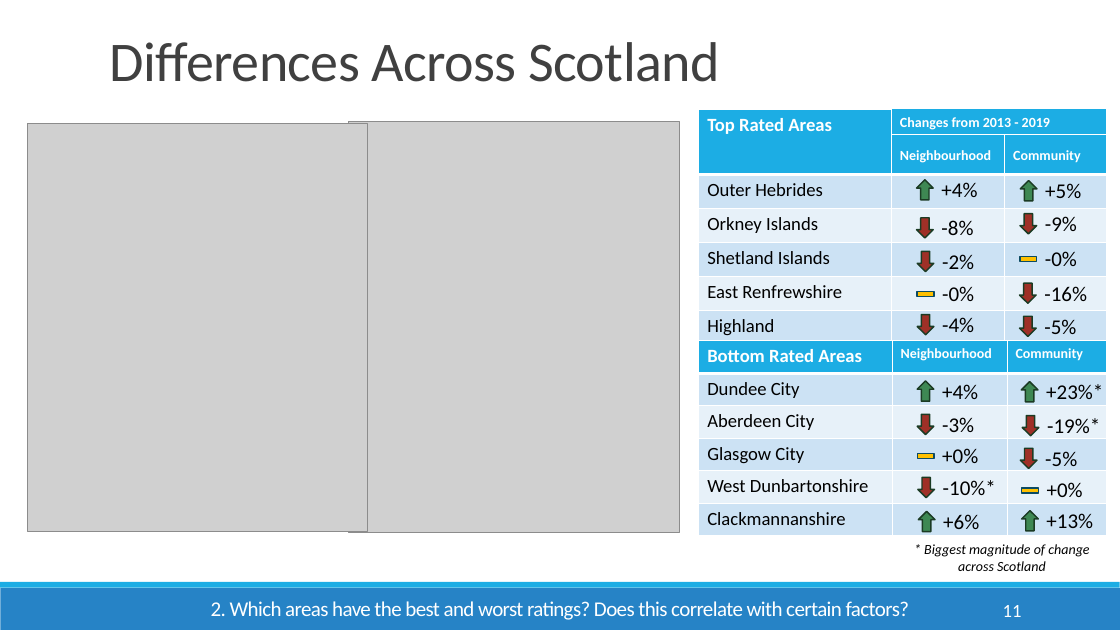
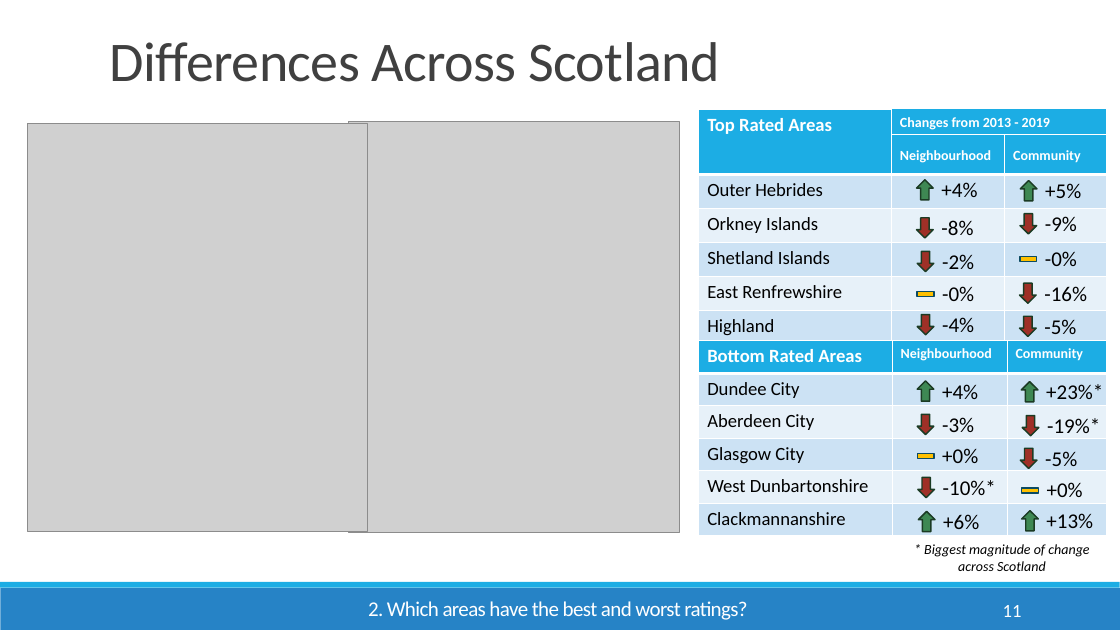
Before and after one commit to Emmz900/scottish_housing_project, a slide deck: slide 11 of presentation/Scottish Household Survey Analysis.pptx. Drawn at 1120x630 pixels with LibreOffice and Linux fonts; fonts in the diff are those of the drawing; grey boxes stand for pictures. Boxes give left, top, right and bottom in pixels: in the first picture for what was removed or moved away, otherwise in the second. Text is boxed around its words. In the diff, an @@ line names an element or a change of style, - is before the commit and + after.

```diff
--- a/presentation/Scottish Household Survey Analysis.pptx
+++ b/presentation/Scottish Household Survey Analysis.pptx
@@ text at (368, 601, 747, 620): text changed @@
-2. Which areas have the best and worst ratings? Does this correlate with certain factors?
+2. Which areas have the best and worst ratings?
```
Also in this commit, not shown: 2 other slides changed, 1 slide added, 5 other files.
